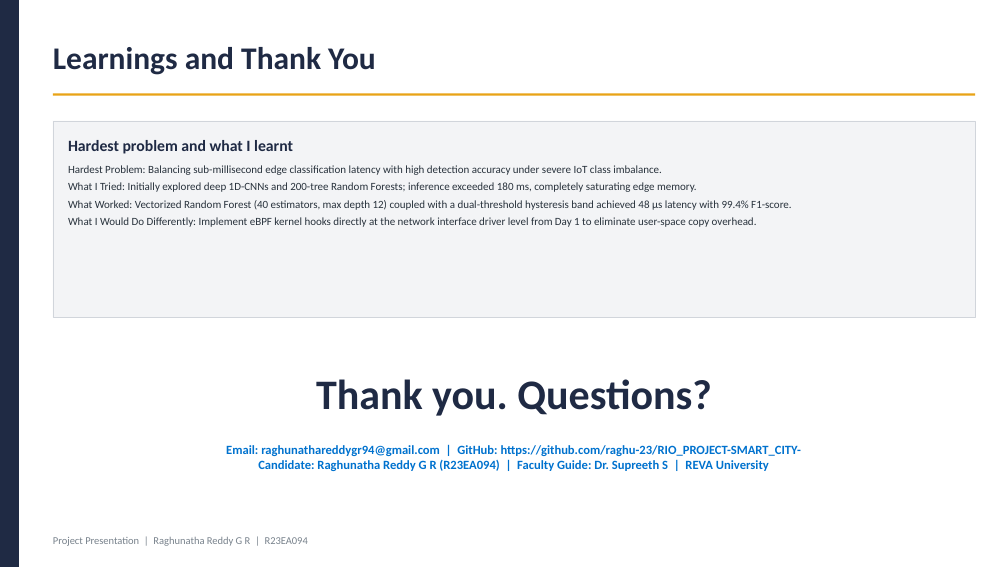
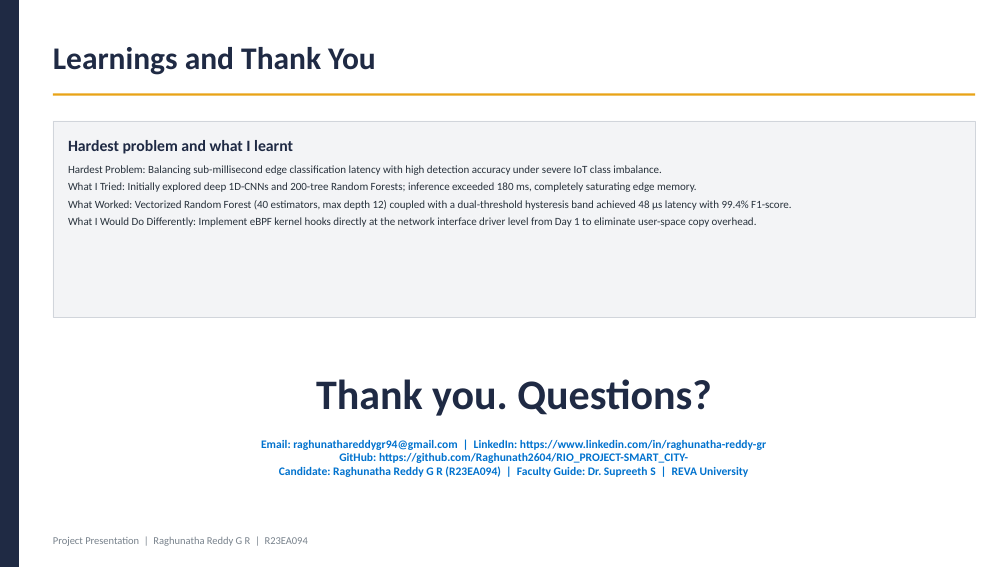
Before and after one commit to Raghunath2604/RIO_PROJECT-SMART_CITY-, a slide deck: slide 12 of docs/Project_Presentation_R23EA094.pptx. Drawn at 1008x567 pixels with LibreOffice and Linux fonts; fonts in the diff are those of the drawing. Boxes give left, top, right and bottom in pixels: in the first picture for what was removed or moved away, otherwise in the second. Text is boxed around its words. In the diff, an @@ line names an element or a change of style, - is before the commit and + after.

Commit message:
docs: finalize professional publication-grade project and RIO internship reports and presentations with zero template prompts

```diff
--- a/docs/Project_Presentation_R23EA094.pptx
+++ b/docs/Project_Presentation_R23EA094.pptx
@@ text at (x1=261, y1=440, x2=766, y2=477): text changed; size 12 to 11 pt @@
-Email: raghunathareddygr94@gmail.com | GitHub: https://github.com/raghu-23/RIO_PROJECT-SMART_CITY-
-Candidate: Raghunatha Reddy G R (R23EA094) | Faculty Guide: Dr. Supreeth S | REVA University
+Email: raghunathareddygr94@gmail.com | LinkedIn: https://www.linkedin.com/in/raghunatha-reddy-gr
+GitHub: https://github.com/Raghunath2604/RIO_PROJECT-SMART_CITY-
+Candidate: Raghunatha Reddy G R (R23EA094) | Faculty Guide: Dr. Supreeth S | REVA University
```
Also in this commit, not shown: 1 other slide changed, 17 other files.
